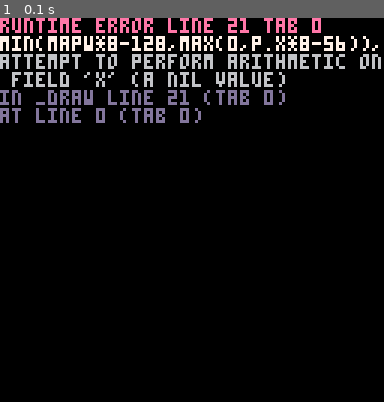
Above: before the commit, frame 1.
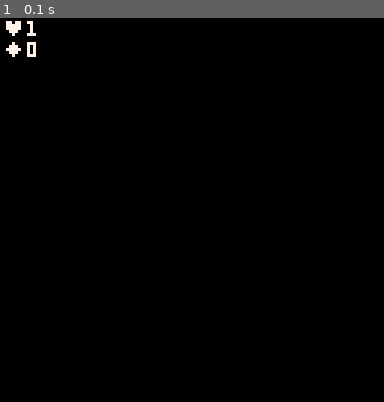
Above: after the commit, the same moment.

Repository: Powersaurus/flutton
Game: PICO-8 cartridge flutton.p8
Same seed, same stepped clock (60 frames per second), same inputs: the game is played once before the commit and once after it.
Inputs:
- Up to frame 1 (0.1 s): no input

The runs differ from the first frame. In frame 1, 7.5% of the frame differs, in the area x 0-100%, y 0-28%.
Error before the commit: runtime error line 21 tab 0; min(mapw*8-128,max(0,p.x*8-56)),; attempt to perform arithmetic on field 'x' (a nil value)

Commit message:
Fixed running with no map

Diff:
--- a/flutton.p8
+++ b/flutton.p8
@@ -36,7 +36,7 @@
  mapw=map_width or 32
  ents={}
  blocks={}
- p={lives=1}
+ p={lives=1,x=0,y=0}
  score=0
  lives=100
 
